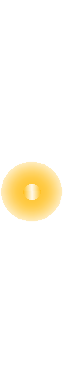
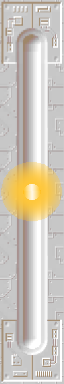
Two versions of the same layered image (64px x 384px). Layer-by-layer changes:
showed group "Base" (14 layers) over left=0, top=0, right=64, bottom=384
added layer "Ebene 88" in group "Base" over left=0, top=0, right=64, bottom=384
showed "walls" over left=0, top=0, right=64, bottom=384
showed "Ebene 1" over left=0, top=0, right=64, bottom=384
